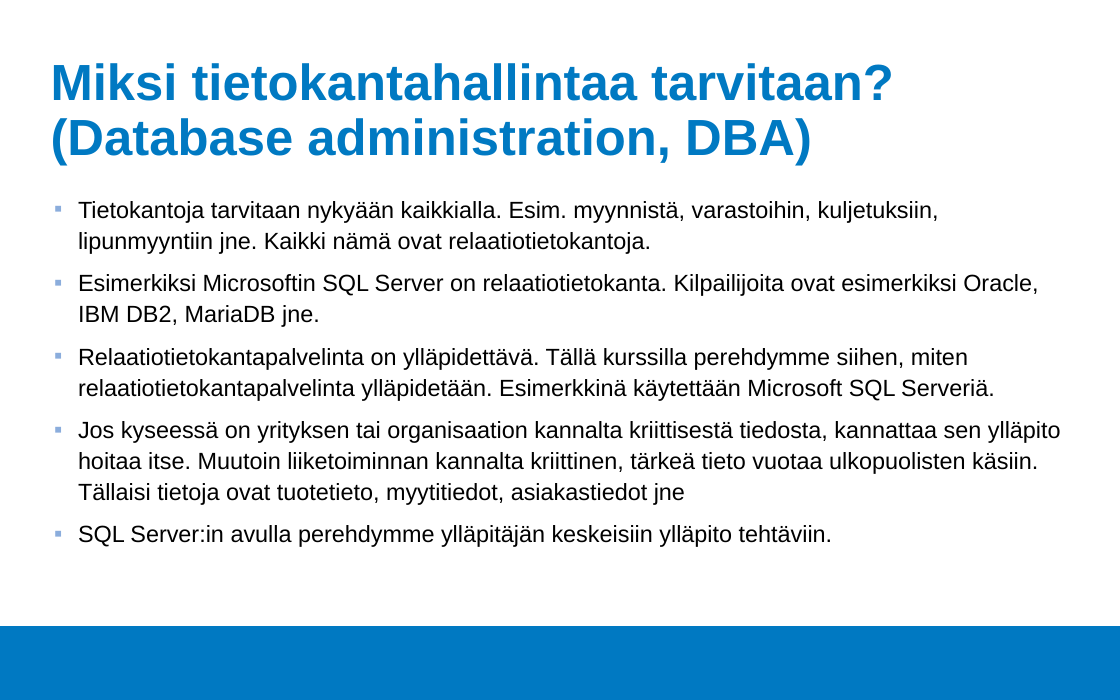
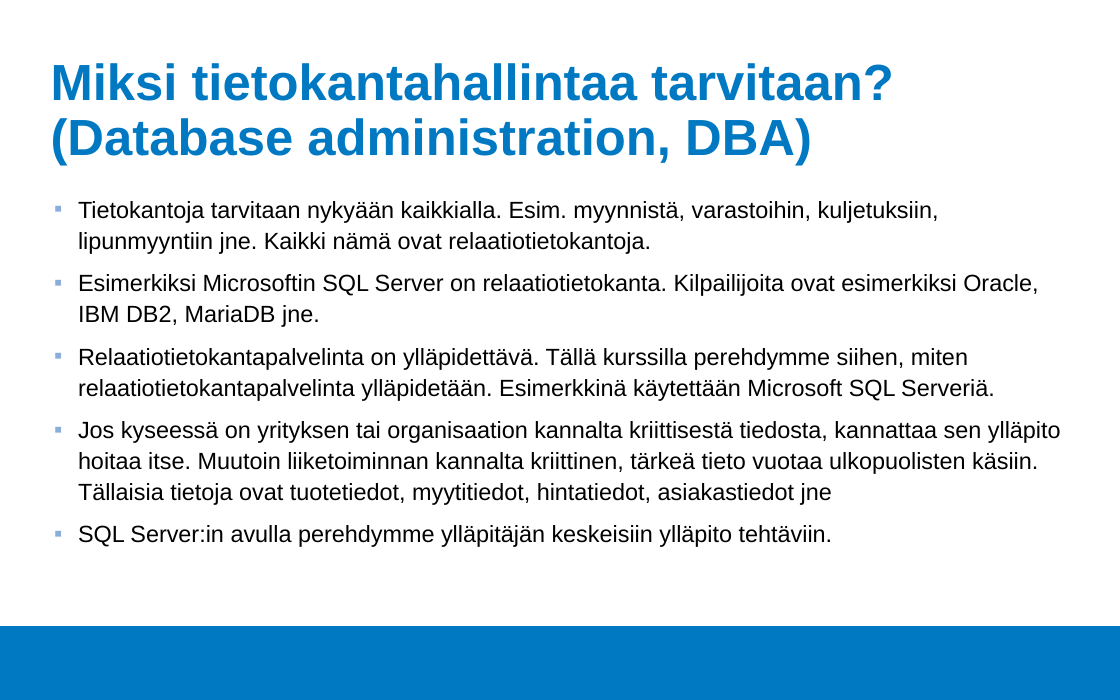
Before and after one commit to Tietokantahallinta/Tietokantahallinta.github.io, a slide deck: slide 2 of luennot/viikko01/Luentokalvot_01.odp. Drawn at 1120x700 pixels with LibreOffice and Linux fonts; fonts in the diff are those of the drawing; background and template pictures are left out. Boxes give left, top, right and bottom in pixels: in the first picture for what was removed or moved away, otherwise in the second. Text is boxed around its words. In the diff, an @@ line names an element or a change of style, - is before the commit and + after.

```diff
--- a/luennot/viikko01/Luentokalvot_01.odp
+++ b/luennot/viikko01/Luentokalvot_01.odp
@@ text at bbox=[78, 421, 1061, 505]: text changed @@
-▪ Jos kyseessä on yrityksen tai organisaation kannalta kriittisestä tiedosta, kannattaa sen ylläpito hoitaa itse. Muutoin liiketoiminnan kannalta kriittinen, tärkeä tieto vuotaa ulkopuolisten käsiin. Tällaisi tietoja ovat tuotetieto, myytitiedot, asiakastiedot jne
+▪ Jos kyseessä on yrityksen tai organisaation kannalta kriittisestä tiedosta, kannattaa sen ylläpito hoitaa itse. Muutoin liiketoiminnan kannalta kriittinen, tärkeä tieto vuotaa ulkopuolisten käsiin. Tällaisia tietoja ovat tuotetiedot, myytitiedot, hintatiedot, asiakastiedot jne
```
Also in this commit, not shown: 6 other slides changed, 2 slides added, 2 other files.
